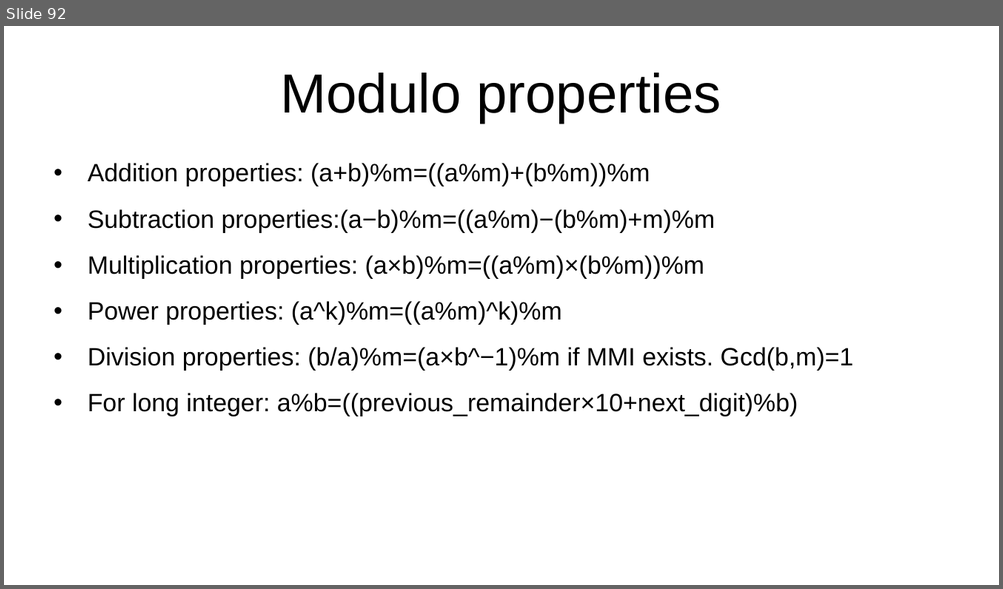
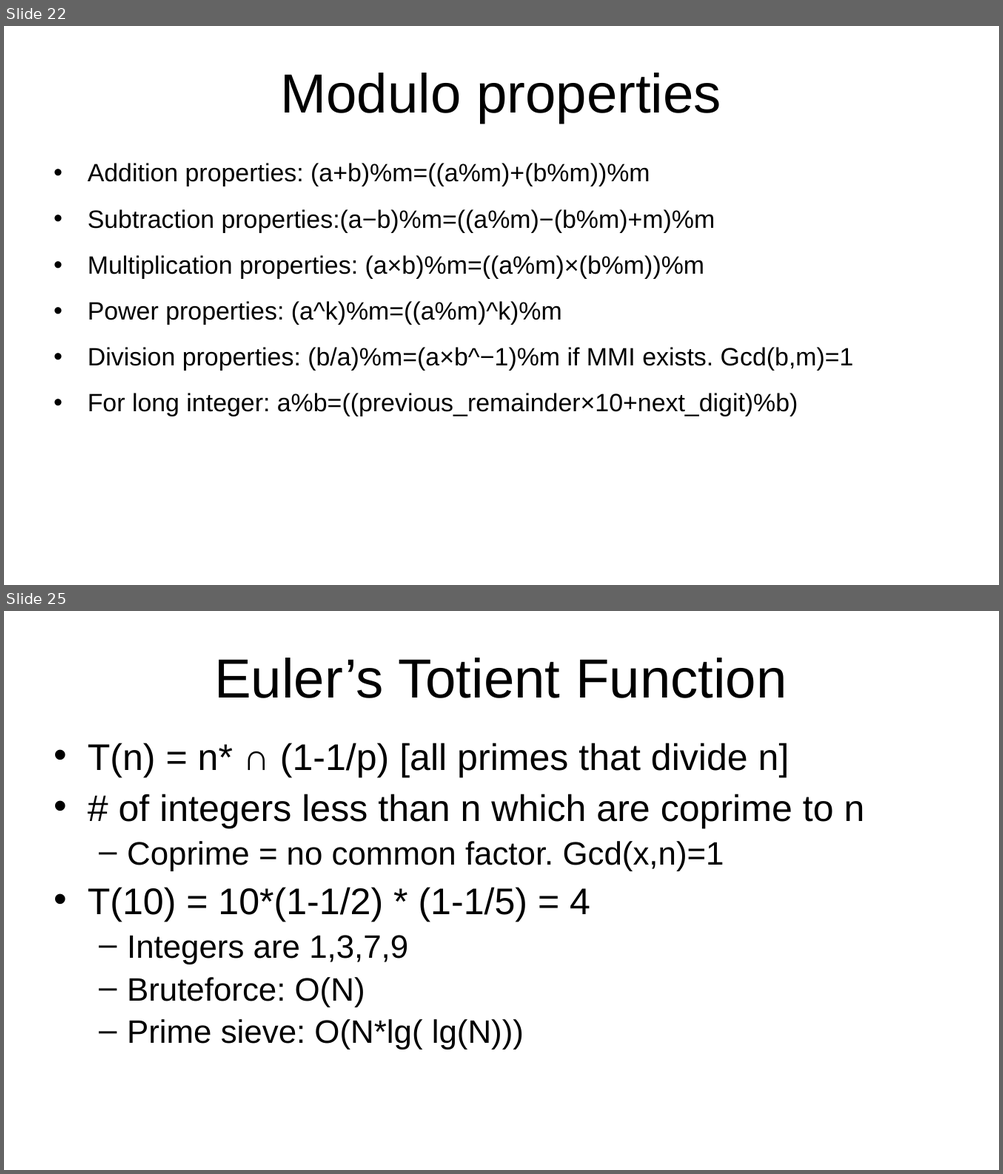
Before and after one commit to kindaichinisan/CompetitiveProgramming, a slide deck: MyCode/competitive_programming.ppt. Shown one above the other, each under a label of ours: slide 92 before the commit, slides 22 and 25 after it; the slides between them are not shown. The pictures are 1003x589 and 1003x1174 pixels, drawn with LibreOffice and Linux fonts; fonts in the diff are those of the drawing. Boxes give left, top, right and bottom in pixels: in the first picture for what was removed or moved away, otherwise in the second. Text is boxed around its words. In the diff, an @@ line names an element or a change of style, - is before the commit and + after.

```diff
--- a/MyCode/competitive_programming.ppt
+++ b/MyCode/competitive_programming.ppt
@@ slide 25 added at (4, 611, 999, 1170), background #FFFFFF @@
@@ title added at (214, 658, 787, 698), 44 pt, text #000000 @@
+Euler’s Totient Function
@@ text added at (88, 743, 865, 1050), 29.6 pt, text #000000 @@
+• T(n) = n* ∩ (1-1/p) [all primes that divide n]
+• # of integers less than n which are coprime to n
+  – Coprime = no common factor. Gcd(x,n)=1
+• T(10) = 10*(1-1/2) * (1-1/5) = 4
+  – Integers are 1,3,7,9
+  – Bruteforce: O(N)
+  – Prime sieve: O(N*lg( lg(N)))
@@ what was slide 92 is now slide 22 @@
```
Also in this commit, not shown: 2 slides changed, 26 other slides added, 1 slide removed, 6 other files.
